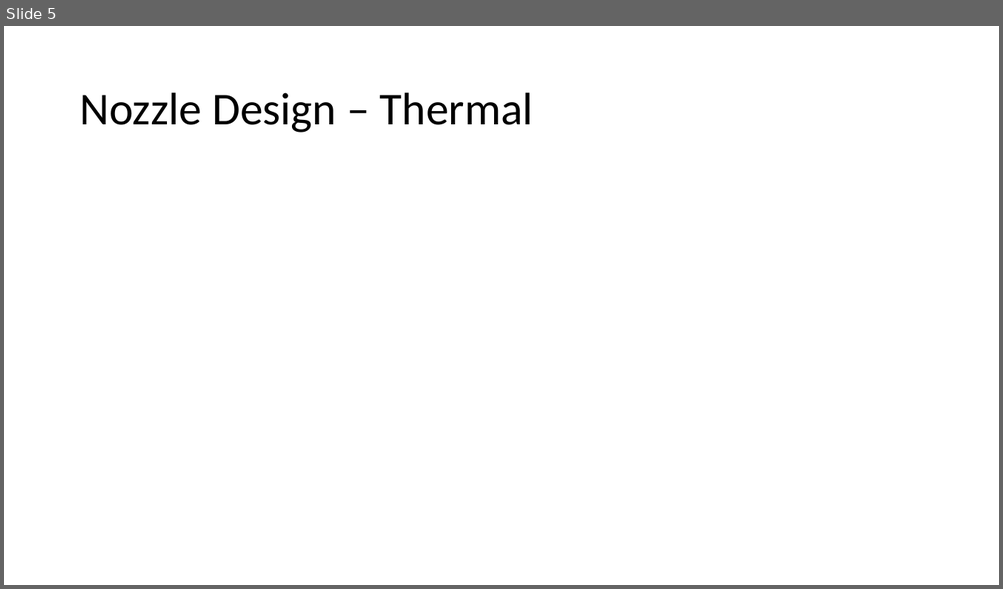
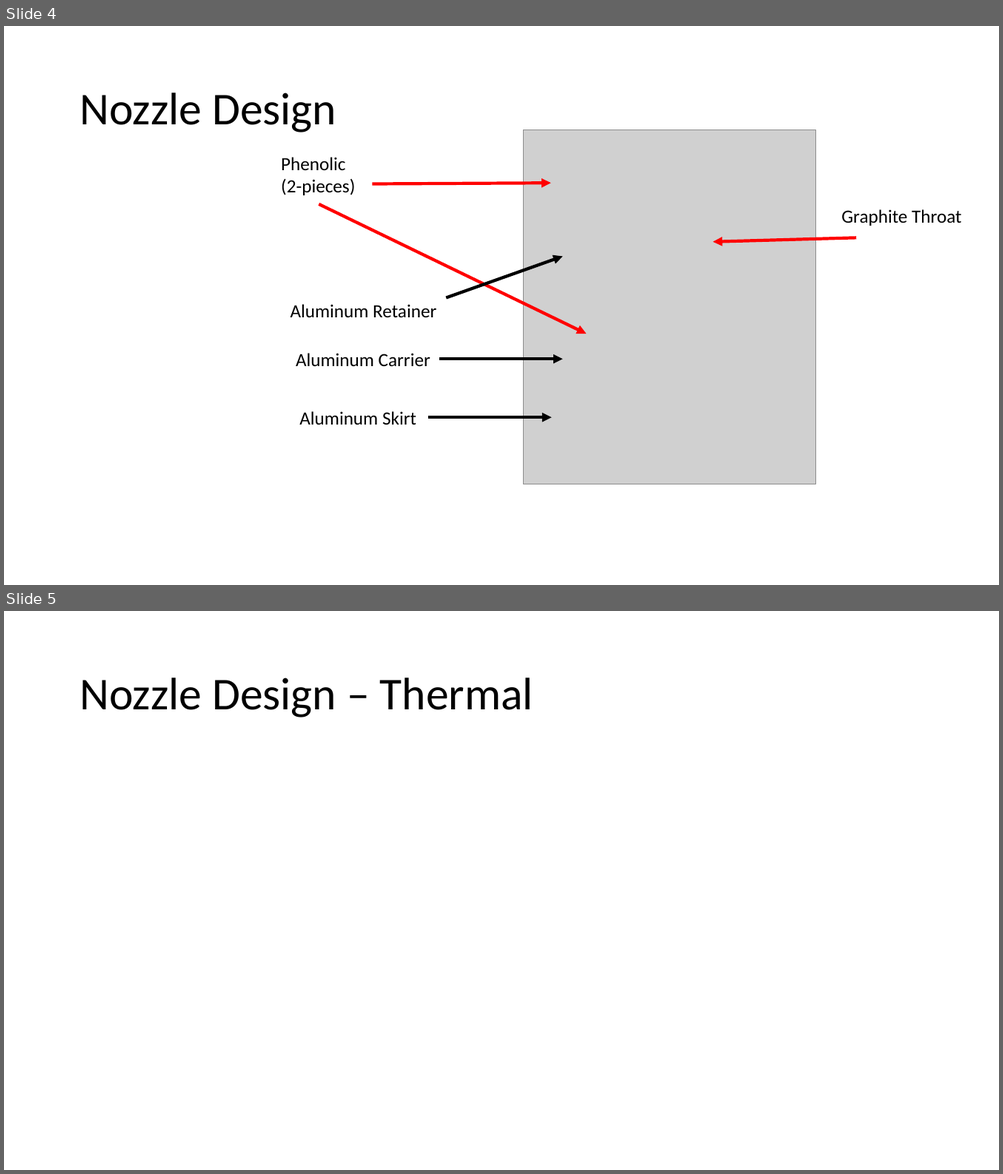
Before and after one commit to tritonrocketclub/Propulsion, a slide deck: Projects/Nozzle_Optimization/Experimental Solid Rocket Nozzle.pptx. Shown one above the other, each under a label of ours: slide 5 before the commit, slides 4 and 5 after it. The pictures are 1003x589 and 1003x1174 pixels, drawn with LibreOffice and Linux fonts; fonts in the diff are those of the drawing; grey boxes stand for pictures; background and template pictures are left out. Boxes give left, top, right and bottom in pixels: in the first picture for what was removed or moved away, otherwise in the second. Text is boxed around its words. In the diff, an @@ line names an element or a change of style, - is before the commit and + after.

```diff
--- a/Projects/Nozzle_Optimization/Experimental Solid Rocket Nozzle.pptx
+++ b/Projects/Nozzle_Optimization/Experimental Solid Rocket Nozzle.pptx
@@ slide 4 added at box(4, 26, 999, 585), background #FFFFFF @@
@@ title added at box(79, 93, 336, 133), 44 pt, text #000000 @@
+Nozzle Design
@@ picture added at box(523, 130, 816, 485) @@
@@ text added at box(281, 157, 355, 195), 18 pt, text #000000 @@
+Phenolic
+(2-pieces)
@@ arrow added from (372, 184) to (551, 184), #FF0000 3 pt @@
@@ arrow added from (318, 204) to (586, 334), #FF0000 3 pt @@
@@ text added at box(841, 210, 961, 226), 18 pt, text #000000 @@
+Graphite Throat
@@ arrow added from (856, 238) to (713, 241), #FF0000 3 pt @@
@@ arrow added from (446, 298) to (563, 257), #000000 3 pt @@
@@ text added at box(290, 304, 436, 318), 18 pt, text #000000 @@
+Aluminum Retainer
@@ text added at box(296, 353, 430, 367), 18 pt, text #000000 @@
+Aluminum Carrier
@@ arrow added from (440, 360) to (563, 360), #000000 3 pt @@
@@ text added at box(299, 412, 416, 425), 18 pt, text #000000 @@
+Aluminum Skirt
@@ arrow added from (429, 417) to (552, 417), #000000 3 pt @@
```
Also in this commit, not shown: 3 slides changed, 4 other slides added, 1 slide removed, 3 other files.
